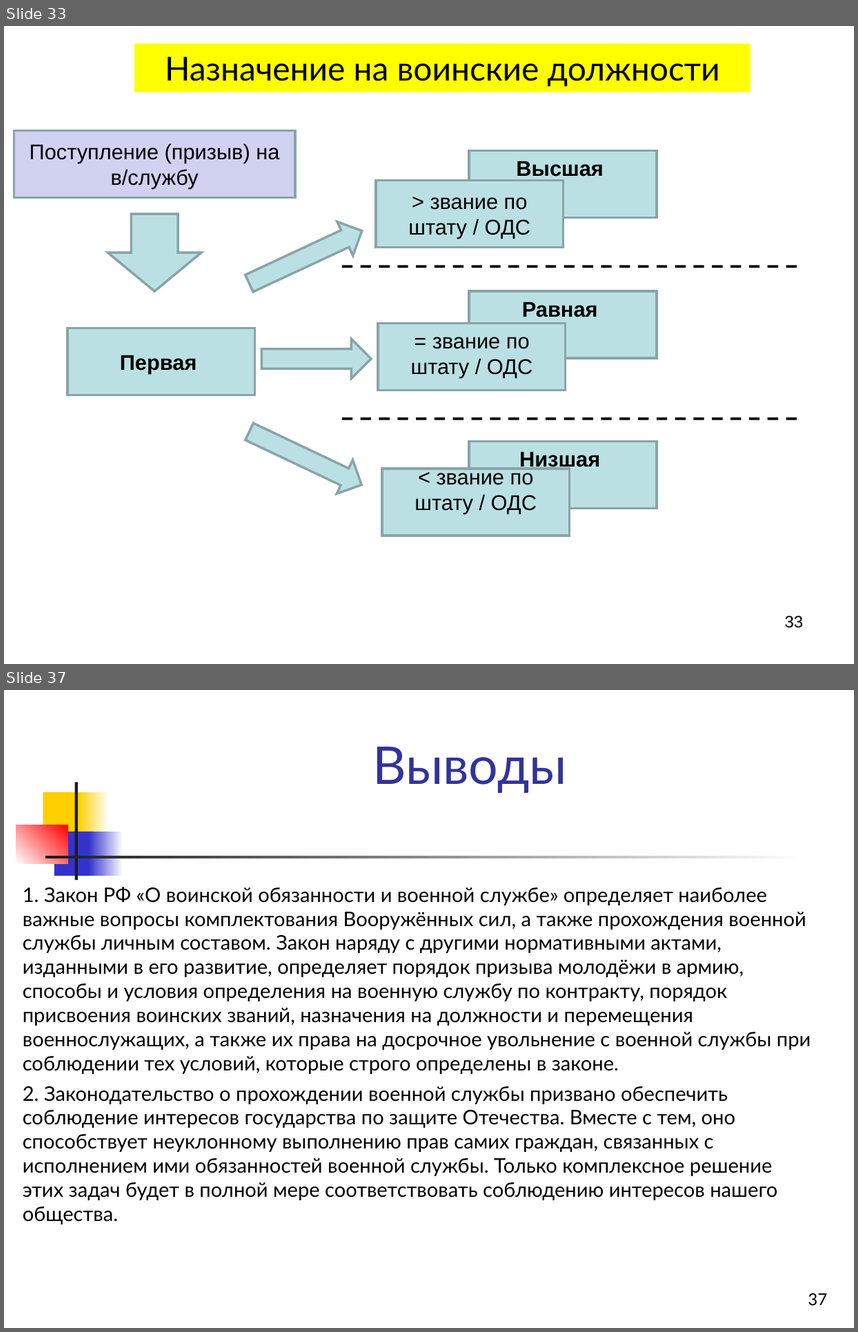
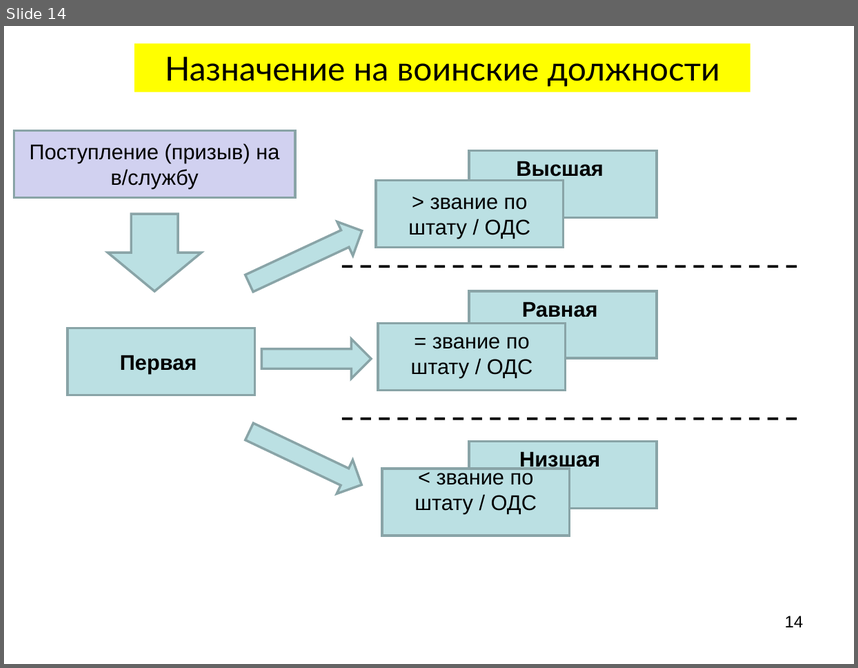
Before and after one commit to shahzod20000901/Storage, a slide deck: Правоведение/Комплект 6.ppt. Shown one above the other, each under a label of ours: slides 33 and 37 before the commit, slide 14 after it; the slides between them are not shown. The pictures are 858x1332 and 858x668 pixels, drawn with LibreOffice and Linux fonts; fonts in the diff are those of the drawing. Boxes give left, top, right and bottom in pixels: in the first picture for what was removed or moved away, otherwise in the second. Text is boxed around its words. In the diff, an @@ line names an element or a change of style, - is before the commit and + after.

```diff
--- a/Правоведение/Комплект 6.ppt
+++ b/Правоведение/Комплект 6.ppt
@@ slide 37 removed at box(4, 690, 854, 1328), background #FFFFFF @@
@@ title removed at box(372, 747, 567, 793) @@
-Выводы
@@ rectangle removed at box(43, 792, 84, 836) @@
@@ rectangle removed at box(74, 782, 77, 880) @@
@@ rectangle removed at box(79, 792, 110, 836) @@
@@ rectangle removed at box(16, 825, 67, 863) @@
@@ rectangle removed at box(54, 831, 93, 876) @@
@@ rectangle removed at box(89, 831, 123, 876) @@
@@ rectangle removed at box(45, 856, 810, 858) @@
@@ text removed at box(23, 887, 811, 1224) @@
-1. Закон РФ «О воинской обязанности и военной службе» определяет наиболее важные вопросы комплектования Вооружённых сил, а также прохождения военной службы личным составом. Закон наряду с другими нормативными актами, изданными в его развитие, определяет порядок призыва молодёжи в армию, способы и условия определения на военную службу по контракту, порядок присвоения воинских званий, назначения на должности и перемещения военнослужащих, а также их права на досрочное увольнение с военной службы при соблюдении тех условий, которые строго определены в законе.
-2. Законодательство о прохождении военной службы призвано обеспечить соблюдение интересов государства по защите Отечества. Вместе с тем, оно способствует неуклонному выполнению прав самих граждан, связанных с исполнением ими обязанностей военной службы. Только комплексное решение этих задач будет в полной мере соответствовать соблюдению интересов нашего общества.
@@ page number removed at box(808, 1292, 827, 1305) @@
-37
@@ what was slide 33 is now slide 14 @@
@@ page number at box(785, 615, 804, 627): text changed @@
-33
+14
```
Also in this commit, not shown: 5 slides changed, 5 slides added, 26 other slides removed, 5 other files.
